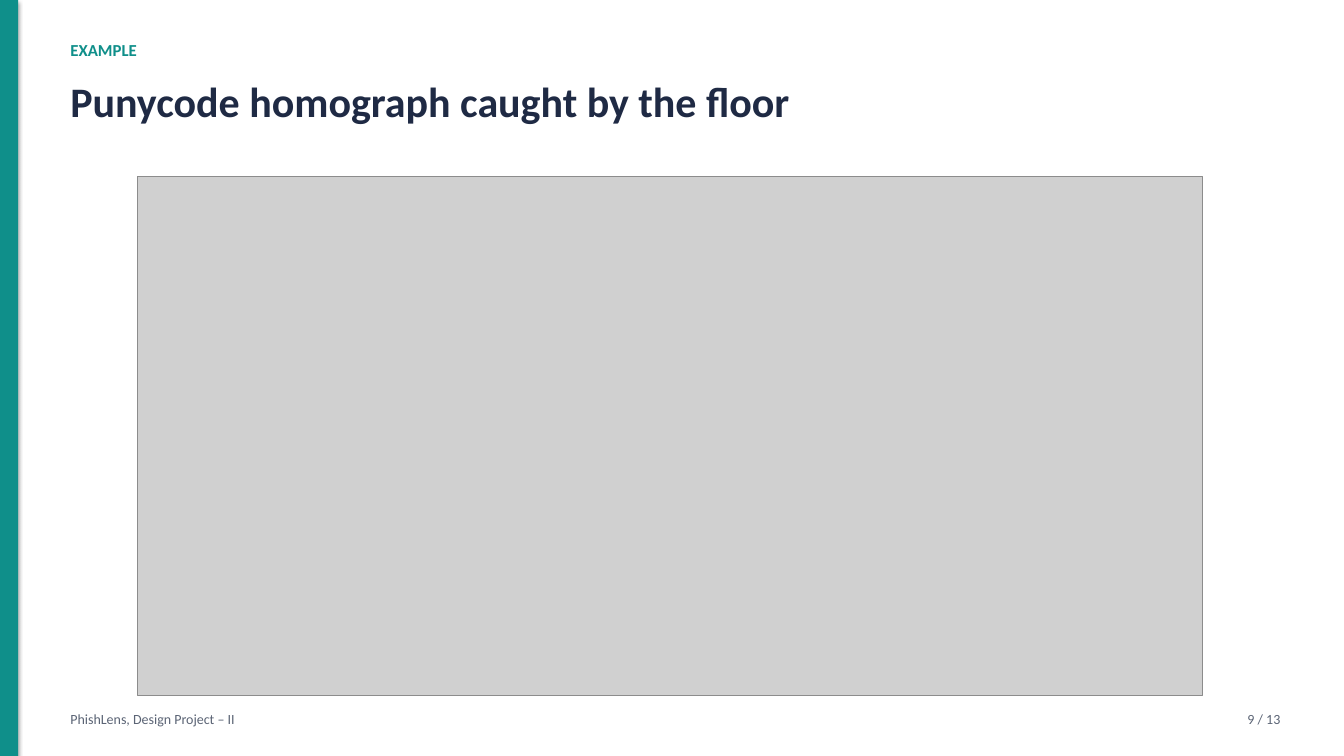
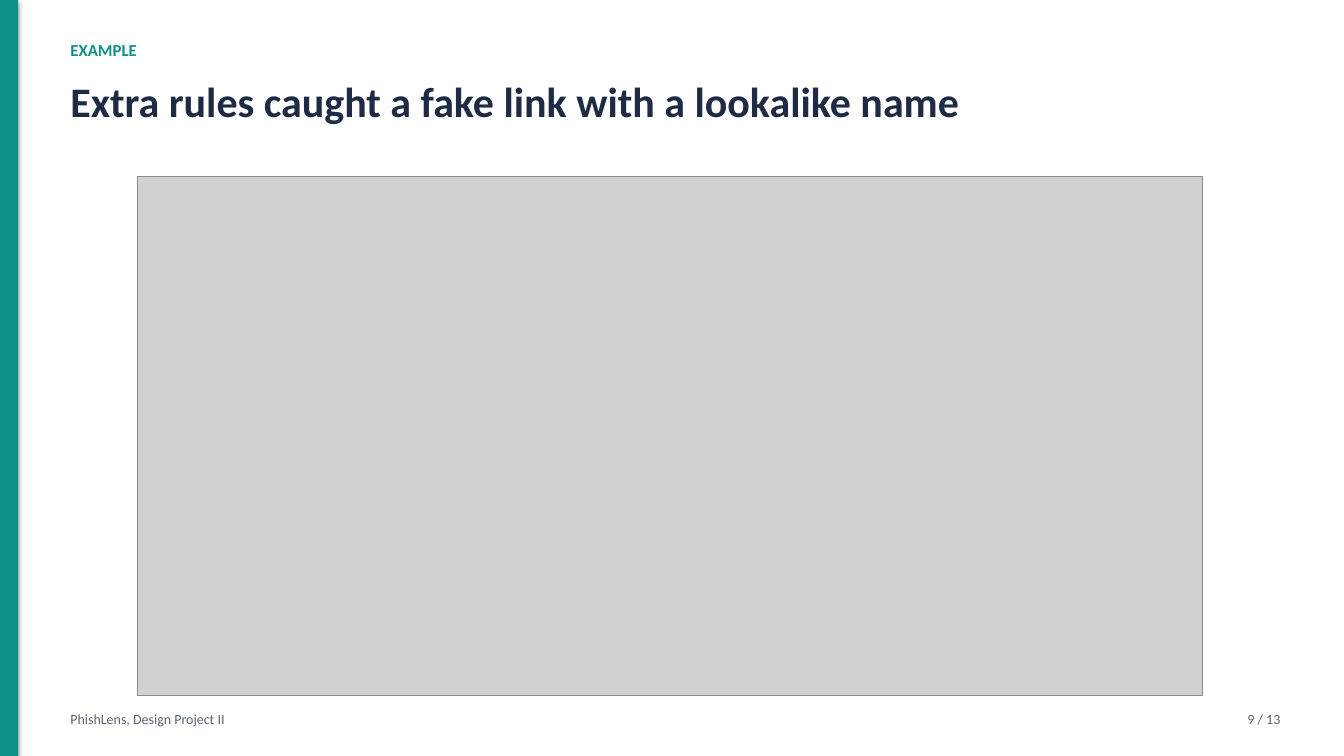
Before and after one commit to harshacreate/PhishLens, a slide deck: slide 9 of report/PhishLens_Presentation.pptx. Drawn at 1344x756 pixels with LibreOffice and Linux fonts; fonts in the diff are those of the drawing; grey boxes stand for pictures. Boxes give left, top, right and bottom in pixels: in the first picture for what was removed or moved away, otherwise in the second. Text is boxed around its words. In the diff, an @@ line names an element or a change of style, - is before the commit and + after.

```diff
--- a/report/PhishLens_Presentation.pptx
+++ b/report/PhishLens_Presentation.pptx
@@ text at [70,87,958,124]: text changed @@
-Punycode homograph caught by the floor
+Extra rules caught a fake link with a lookalike name
@@ text at [70,714,225,727]: text changed @@
-PhishLens, Design Project – II
+PhishLens, Design Project II
```
Also in this commit, not shown: 12 other slides changed, 16 other files.
